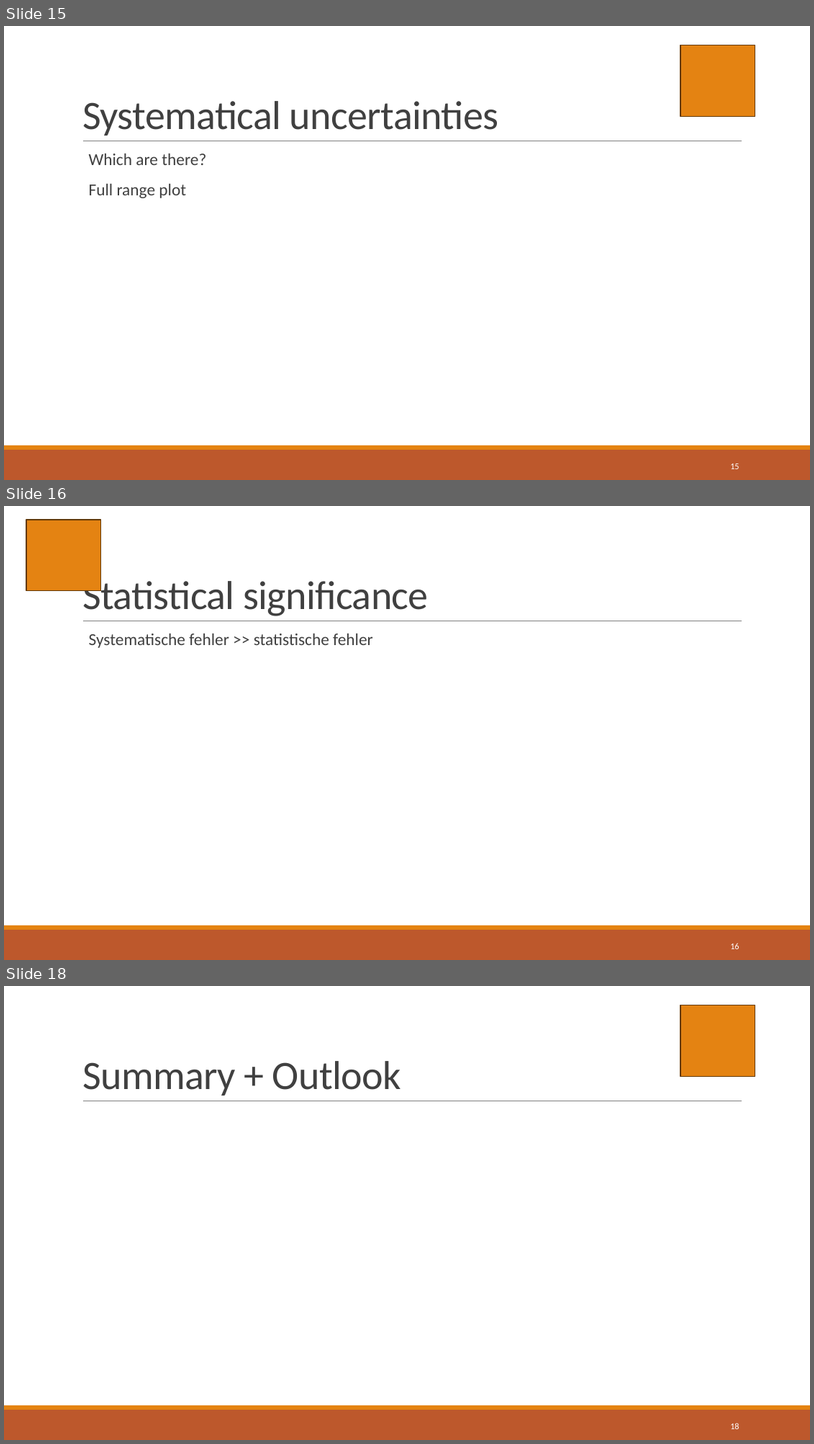
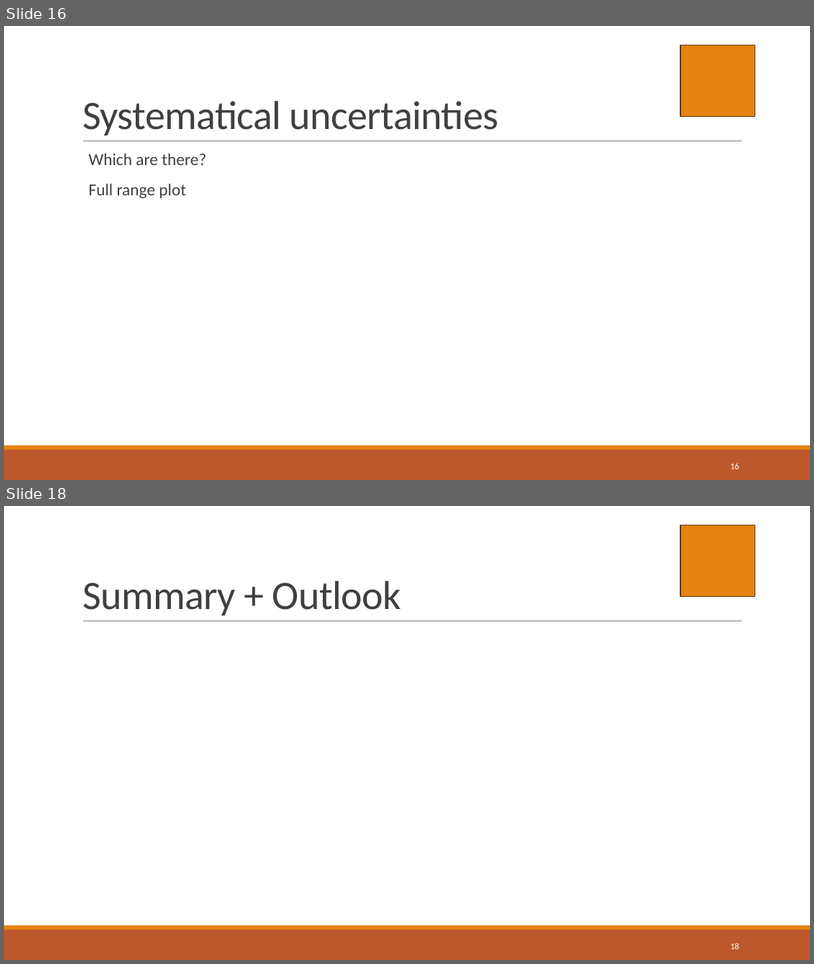
Before and after one commit to mallereusement/CP_sandpile, a slide deck: presentation/sandpile_presentation.pptx. Shown one above the other, each under a label of ours: slides 15, 16 and 18 before the commit, slides 16 and 18 after it; the slides between them are not shown. The pictures are 814x1444 and 814x964 pixels, drawn with LibreOffice and Linux fonts; fonts in the diff are those of the drawing. Boxes give left, top, right and bottom in pixels: in the first picture for what was removed or moved away, otherwise in the second. Text is boxed around its words. In the diff, an @@ line names an element or a change of style, - is before the commit and + after.

```diff
--- a/presentation/sandpile_presentation.pptx
+++ b/presentation/sandpile_presentation.pptx
@@ slide 16 removed at (x1=4, y1=506, x2=810, y2=960), background #FFFFFF; not listed: 3 template elements that a slide beside it also shows @@
@@ rectangle removed at (x1=26, y1=519, x2=100, y2=591) @@
@@ title removed at (x1=82, y1=576, x2=429, y2=616) @@
-Statistical significance
@@ text removed at (x1=89, y1=633, x2=373, y2=648) @@
-  Systematische fehler >> statistische fehler
@@ page number removed at (x1=730, y1=942, x2=739, y2=949) @@
-16
@@ what was slide 15 is now slide 16 @@
@@ page number at (x1=730, y1=462, x2=739, y2=469): text changed @@
-15
+16
```
Also in this commit, not shown: 7 slides changed, 1 slide added, 23 other files.
